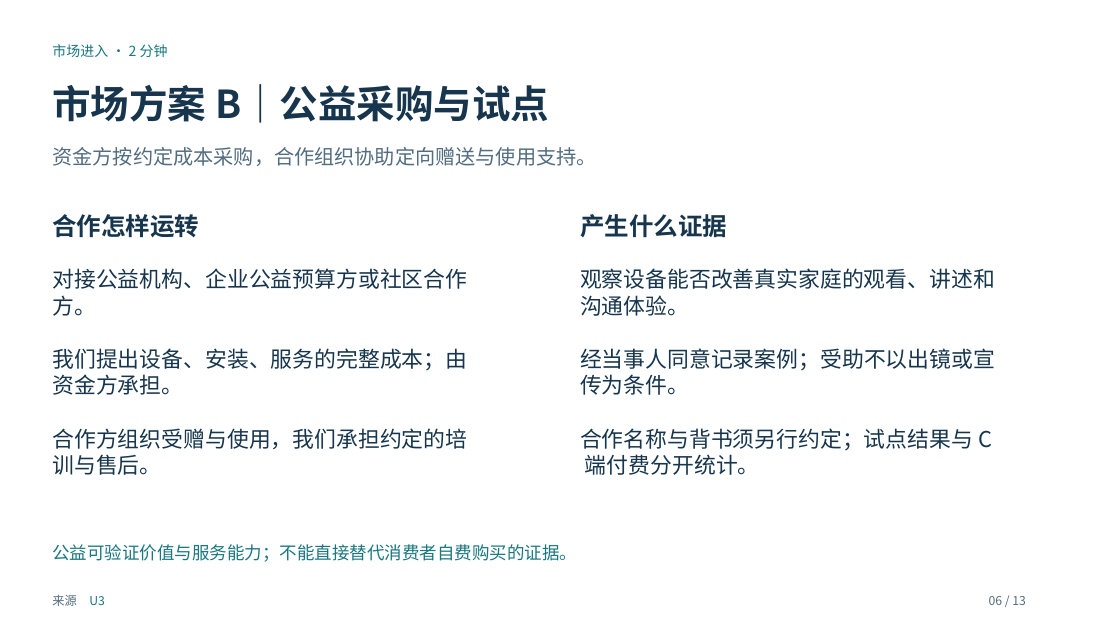
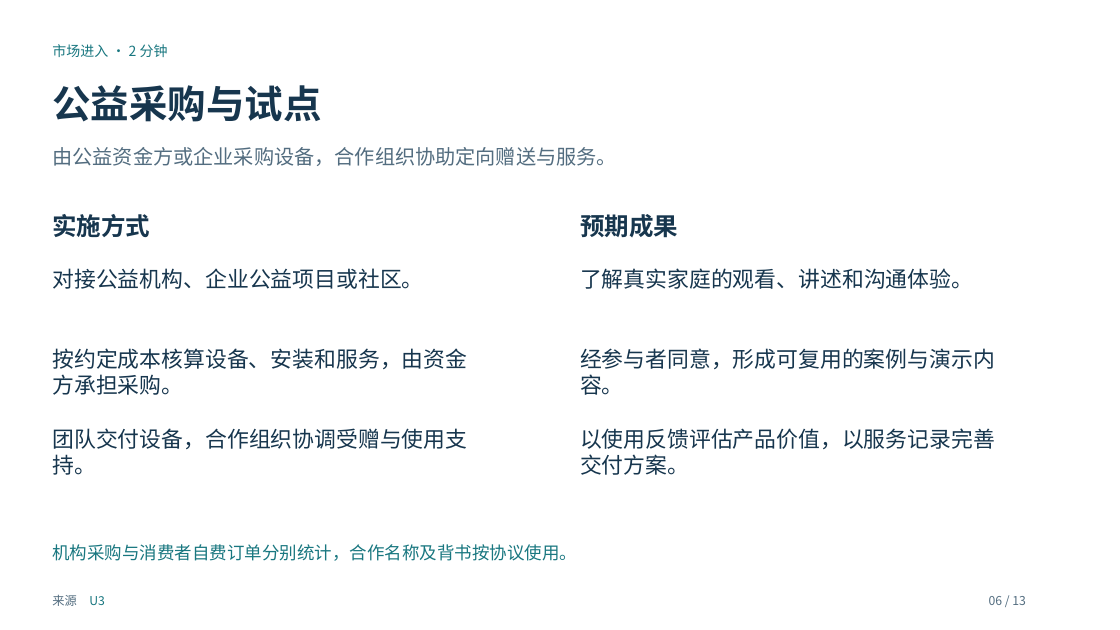
Before and after one commit to maxi-max-dev/maxi-max-dev.github.io, a slide deck: slide 6 of research/insta360-frame-discussion/unseen-insta360-discussion.pptx. Drawn at 1120x630 pixels with LibreOffice and Linux fonts; fonts in the diff are those of the drawing. Boxes give left, top, right and bottom in pixels: in the first picture for what was removed or moved away, otherwise in the second. Text is boxed around its words. In the diff, an @@ line names an element or a change of style, - is before the commit and + after.

```diff
--- a/research/insta360-frame-discussion/unseen-insta360-discussion.pptx
+++ b/research/insta360-frame-discussion/unseen-insta360-discussion.pptx
@@ text at [52, 85, 321, 122]: text changed @@
-市场方案 B｜公益采购与试点
+公益采购与试点
@@ text at [52, 147, 616, 166]: text changed @@
-资金方按约定成本采购，合作组织协助定向赠送与使用支持。
+由公益资金方或企业采购设备，合作组织协助定向赠送与服务。
@@ text at [52, 214, 150, 237]: text changed @@
-合作怎样运转
+实施方式
@@ text at [580, 214, 678, 237]: text changed @@
-产生什么证据
+预期成果
@@ text at [52, 268, 423, 289]: text changed @@
-对接公益机构、企业公益预算方或社区合作
-方。
+对接公益机构、企业公益项目或社区。
@@ text at [580, 268, 973, 289]: text changed @@
-观察设备能否改善真实家庭的观看、讲述和
-沟通体验。
+了解真实家庭的观看、讲述和沟通体验。
@@ text at [52, 348, 467, 395]: text changed @@
-我们提出设备、安装、服务的完整成本；由
-资金方承担。
+按约定成本核算设备、安装和服务，由资金
+方承担采购。
@@ text at [580, 348, 995, 395]: text changed @@
-经当事人同意记录案例；受助不以出镜或宣
-传为条件。
+经参与者同意，形成可复用的案例与演示内
+容。
@@ text at [52, 428, 467, 475]: text changed @@
-合作方组织受赠与使用，我们承担约定的培
-训与售后。
+团队交付设备，合作组织协调受赠与使用支
+持。
@@ text at [580, 428, 995, 475]: text changed @@
-合作名称与背书须另行约定；试点结果与 C
-端付费分开统计。
+以使用反馈评估产品价值，以服务记录完善
+交付方案。
@@ text at [52, 544, 577, 561]: text changed @@
-公益可验证价值与服务能力；不能直接替代消费者自费购买的证据。
+机构采购与消费者自费订单分别统计，合作名称及背书按协议使用。
```
Also in this commit, not shown: 12 other slides changed, 5 other files.
